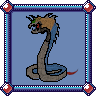
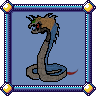
Layered file, before and after one edit (96 x 96). Changes by layer:
added layer "boss-frame.png copy #1" above "boss-frame.png copy" over bbox(3, 3, 92, 92)
showed "boss-frame.png copy" over bbox(3, 3, 92, 92)
hid "boss-frame.png" over bbox(3, 3, 92, 92)
